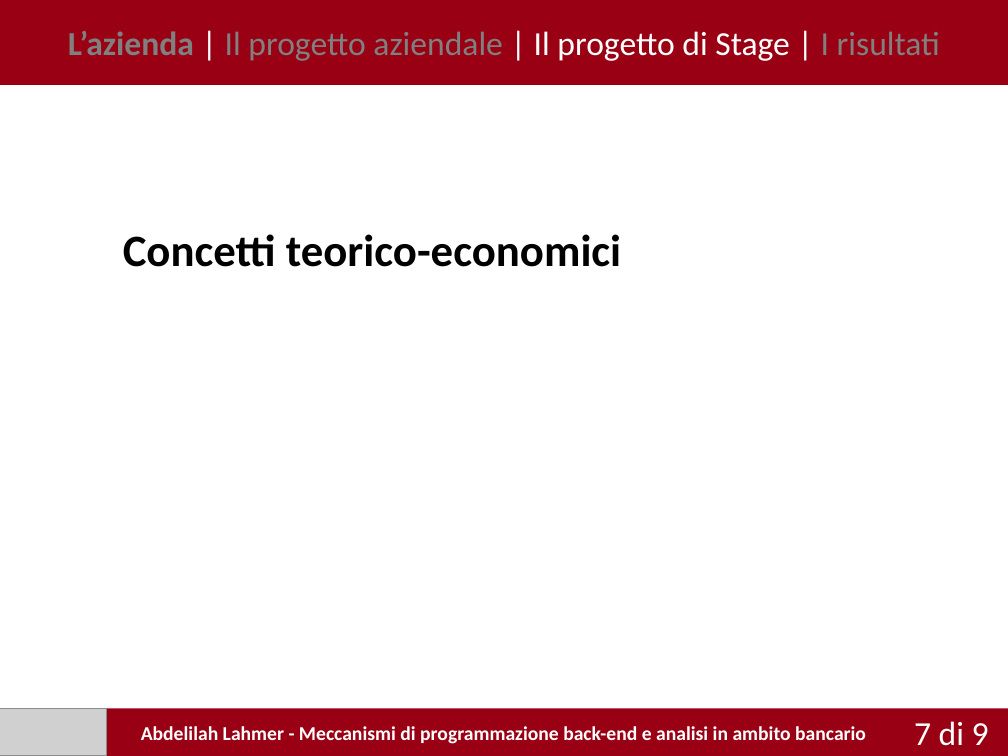
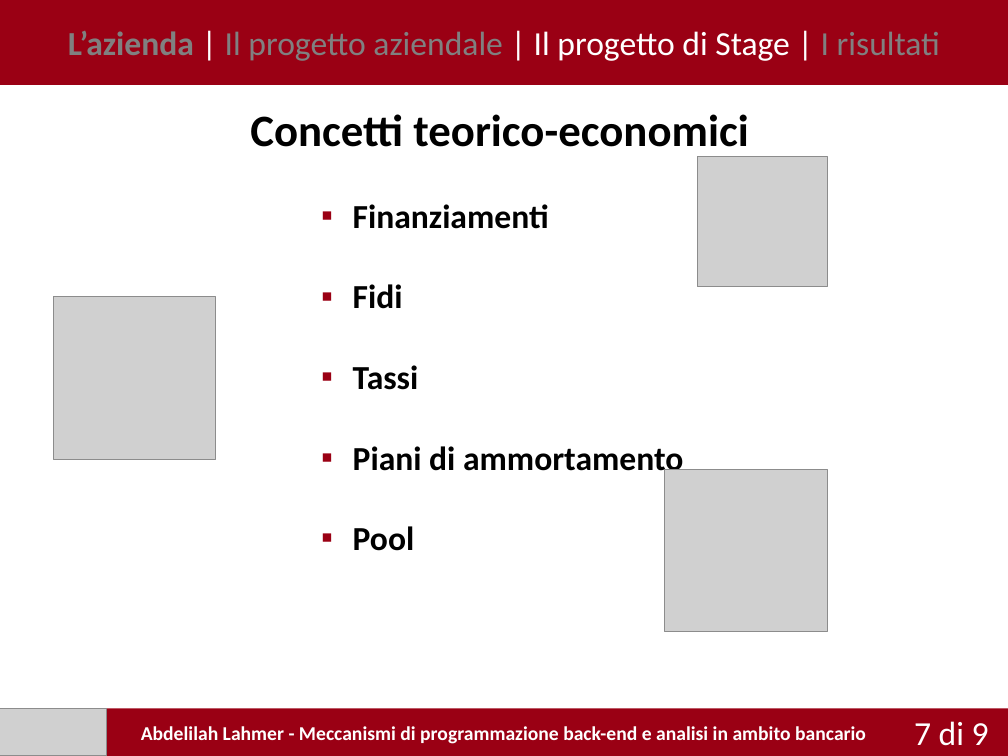
Before and after one commit to ALahmer/Bachelor-Thesis, a slide deck: slide 7 of presentazione/Pptx/Lahmer_Abdelilah_presentazione.pptx. Drawn at 1008x756 pixels with LibreOffice and Linux fonts; fonts in the diff are those of the drawing; grey boxes stand for pictures. Boxes give left, top, right and bottom in pixels: in the first picture for what was removed or moved away, otherwise in the second. Text is boxed around its words. In the diff, an @@ line names an element or a change of style, - is before the commit and + after.

```diff
--- a/presentazione/Pptx/Lahmer_Abdelilah_presentazione.pptx
+++ b/presentazione/Pptx/Lahmer_Abdelilah_presentazione.pptx
@@ text "Concetti teorico-economici" rewrapped from (123,234,621,267) to (250,114,748,158) @@
@@ picture added at (698,157,828,287) @@
@@ text added at (353,204,683,551), 24 pt, text #000000, bold @@
+▪ Finanziamenti
+▪ Fidi
+▪ Tassi
+▪ Piani di ammortamento
+▪ Pool
@@ picture added at (53,296,216,459) @@
@@ picture added at (664,469,827,631) @@
```
Also in this commit, not shown: 4 other slides changed, 1 other file.
